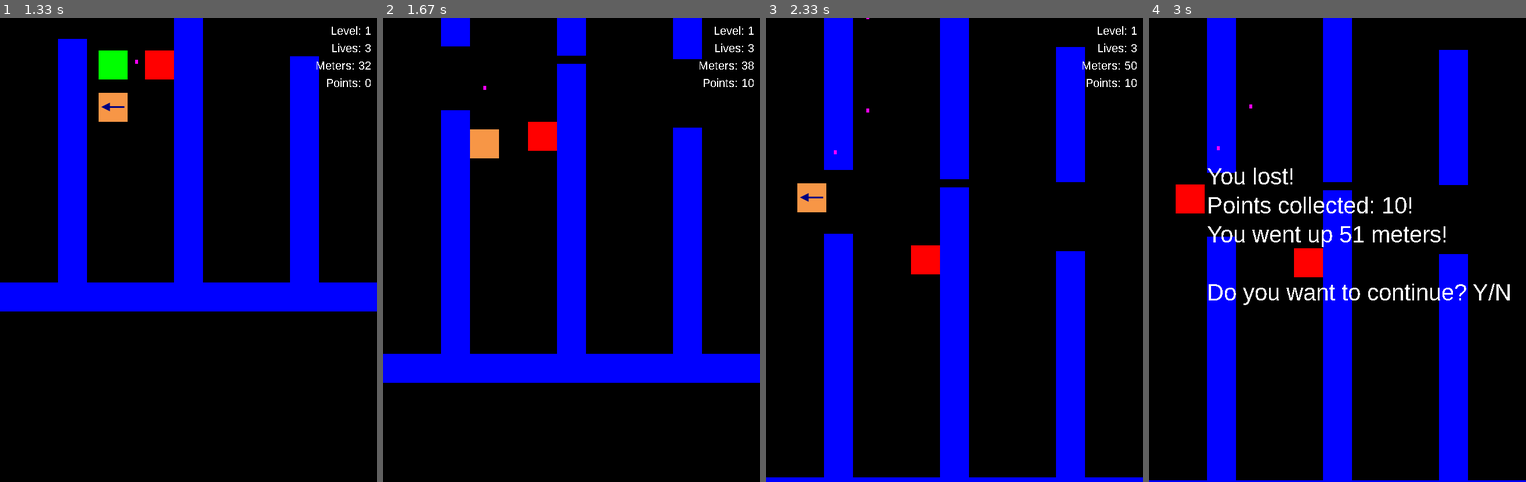
Above: before the commit, frames 1-4 (left to right).
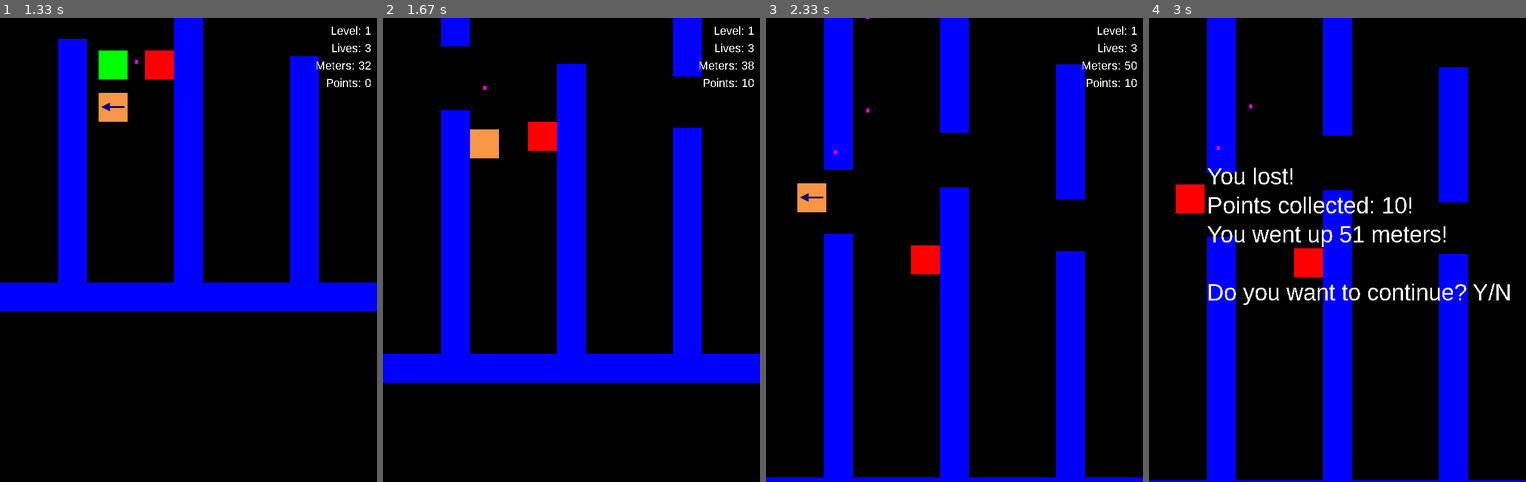
Above: after the commit, the same moments.

Repository: spookydoodle/bounce_pygame
Game: pygame game, started from main.py
Two runs of this game, one before a commit and one after it. Both use one fixed random seed, a clock stepped at 60 frames per second and the inputs below.
Inputs:
- Up to frame 1 (1.33 s): tap Enter at 0.33 s; hold Right 0.67-1.13 s; hold Left from 1.17 s (still down); tap Space at 1.23 s
- Up to frame 2 (1.67 s): keep holding Left; tap Space at 1.53 s
- Up to frame 3 (2.33 s): release Left at 1.7 s; hold Left 1.73-2.13 s; tap Space at 1.8, 2.1, 2.23 s
- Up to frame 4 (3 s): no input

Frame 1 is identical in both runs. In frame 2, 0.9% of the frame differs, in the area x 46-85%, y 0-13%; in frame 3, 1.3%; in frame 4, 1.3%, in the area x 46-85%, y 6-40%.

Commit message:
walls corrected

Diff:
--- a/bounce/game.py
+++ b/bounce/game.py
@@ -28,7 +28,7 @@
         self.player.rect.x = 200
         self.player.rect.bottom = -100
 
-        self.last_wall_y = -420
+        self.last_wall_y = -390
         self.last_collectable_y = -1000
         self.last_obstacle_y = -400
 
@@ -145,10 +145,9 @@
 
         width = 50
         x_positions = [100, 300, 500]
-        self.last_wall_y = self.gameboard.walls[-len(x_positions)].rect.y
 
         for x_pos in x_positions:
-
+            self.last_wall_y = self.gameboard.walls[-len(x_positions)].rect.y
             height = random.randint(100, 400)
             distance = random.randint(75, 150)
 
